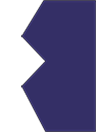
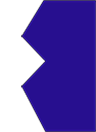
Two versions of the same layered image (96x132). Layer-by-layer changes:
painted on "Layer 2" over <box>21,0,96,132</box>
